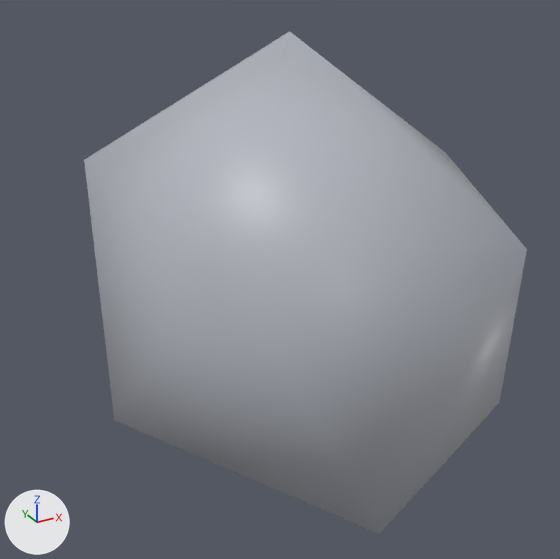
The FBX model Assets/Art/Environment/ForestArena/ENV_Forest_Rock_B.fbx as it was, and as the next commit left it.
Both versions are drawn from a 50 mm lens placed at (-0.598, -1.057, 0.784), pointed at (-0.025, -0.016, 0.263). Arrows for +X, +Y and +Z are at lower left; the lights stay in place. The older version comes first.

The first picture shows 'ENV_Forest_Rock_B'.
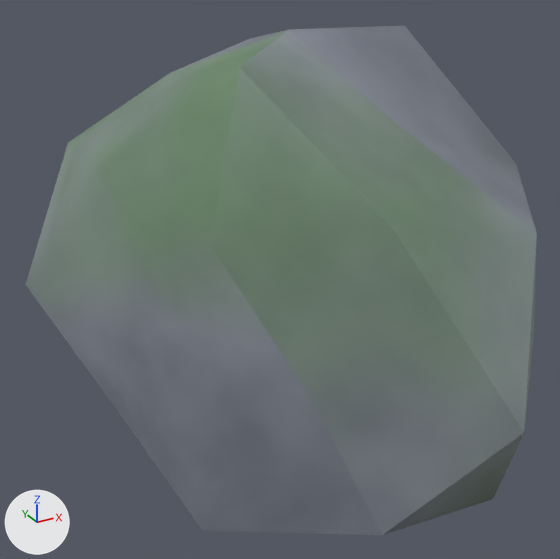
Pixel boxes (x1, y1, x2, y2) of what changed, in the pictures (560 x 559 px):
'ENV_Forest_Rock_B', reshaped, recoloured (15% wider)
    before: (84, 31, 527, 534)
    after: (26, 26, 537, 535)

The change in detail:
Picture 'TEX_Rock.png' (img_tex_rock_png) is new.
Material 'MAT_rock_tex' (mat_mat_rock_tex) is new.
Its texture is img_tex_rock_png.
Its roughness is 0.85.
me_icosphere is used by ob_env_forest_rock_b; location (0.0, 0.0, 0.0).
me_icosphere had 12 vertices, 20 faces and spanned x -0.322..0.322, y -0.421..0.421, z -0.153..0.657.
me_icosphere no longer uses material mat_mat_rock (light grey #b3b6bf).
me_icosphere now has 42 vertices, 80 faces and spans x -0.402..0.346, y -0.545..0.506, z 0.0..0.66.
me_icosphere part 1: the whole mesh is rebuilt.
me_icosphere gains material mat_mat_rock_tex (picture img_tex_rock_png).
